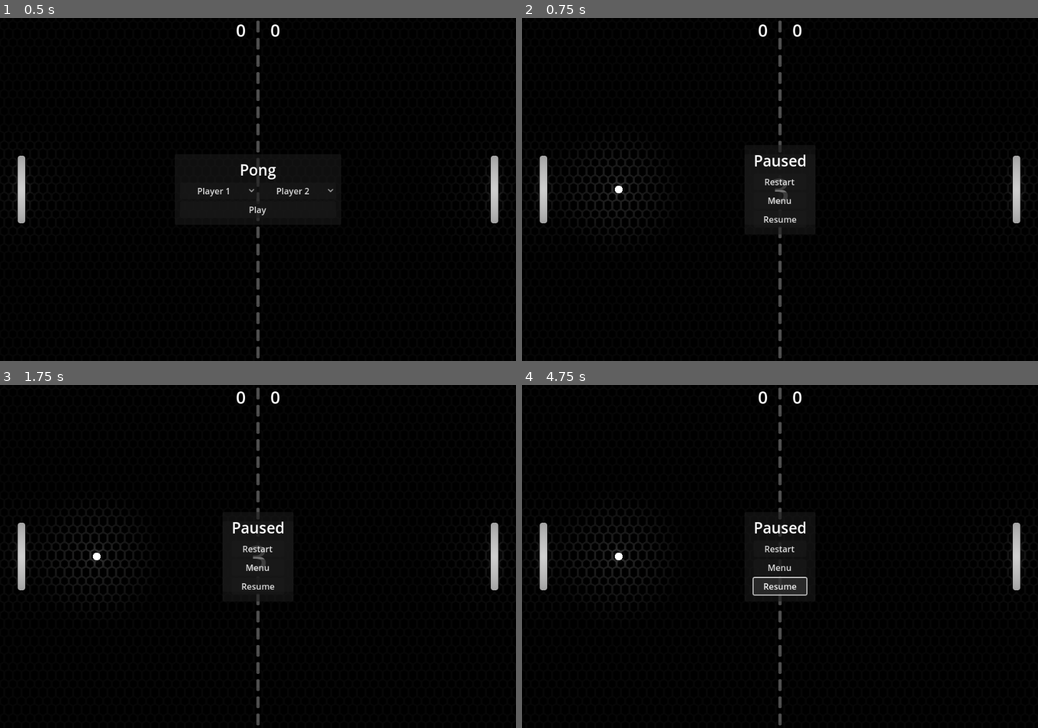
Above: before the commit, frames 1-4 (two rows, left to right).
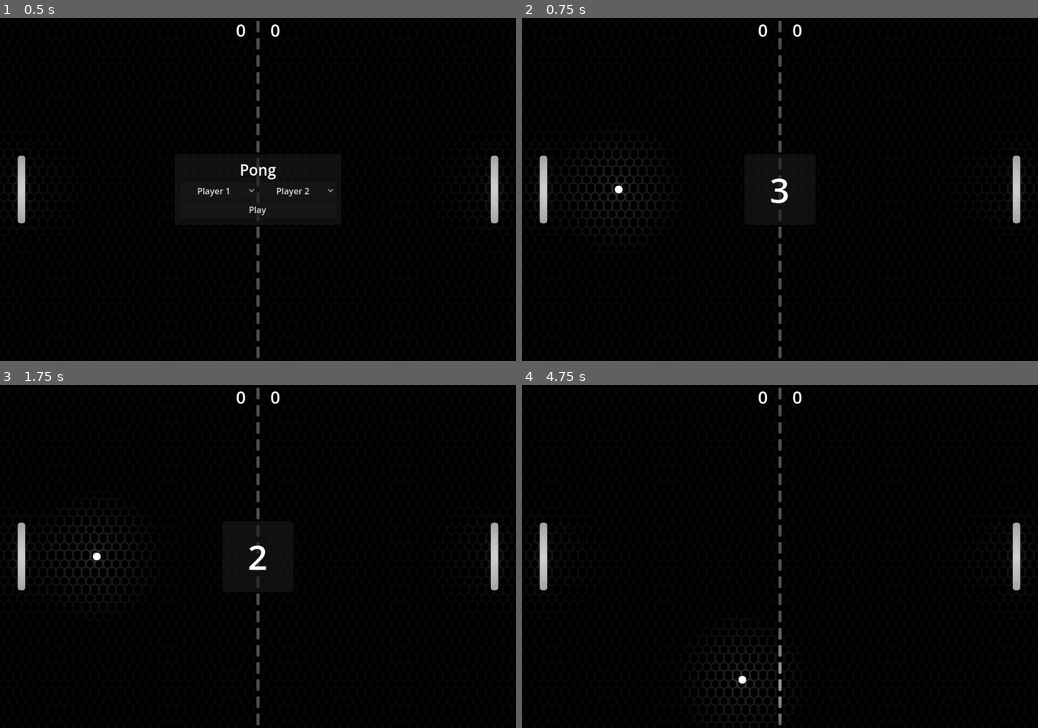
Above: after the commit, the same moments.

Repository: ajohnfowler/20-Game-Challenge
Game: Godot game, scene res://menu.tscn
Two runs of this game, one before a commit and one after it. Both use one fixed random seed, a clock stepped at 60 frames per second and the inputs below.
Inputs (mouse positions are in pixels of both pictures, inside the frame that each line leads up to):
- Up to frame 1 (0.5 s): no input
- Up to frame 2 (0.75 s): click "Play" at 0.5 s
- Up to frame 3 (1.75 s): click (258, 549) at 1.25 s, where only the run before the commit has a clickable "Restart"
- Up to frame 4 (4.75 s): click (780, 566) at 2 s, where only the run before the commit has a clickable "Menu"; click (780, 577) at 2.75 s, where only the run before the commit has a clickable "Play"; click (780, 587) at 3.5 s, where only the run before the commit has a clickable "Resume"

Frame 1 is identical in both runs. In frame 2, 0.5% of the frame differs, in the area x 45-55%, y 37-64%; in frame 3, 0.5%; in frame 4, 1.3%, in the area x 16-56%, y 37-99%.
Error before the commit: Invalid assignment of property or key 'paused' with value of type 'bool' on a base object of type 'null instance'. (res://game.gd:9)

Commit message:
Added basic ai

Diff:
--- a/01 - Pong/UI.gd
+++ b/01 - Pong/UI.gd
@@ -18,4 +18,21 @@
 func _process(delta):
 	p0ScoreLabel.text = str(Global.scores[0])
 	p1ScoreLabel.text = str(Global.scores[1])
-	countdownLabel.text = str(ceil(Global.timer.time_left))
+	countdownLabel.text = str(ceil(get_parent().timer.time_left))
+	$Pause.visible = get_tree().paused
+
+func _input(event):
+	if event.is_action_pressed("ui_cancel"):
+		get_tree().paused = !get_tree().paused
+
+func _on_restart_pressed():
+	Global.new_game()
+	get_tree().reload_current_scene()
+	get_tree().paused = false
+
+func _on_menu_pressed():
+	get_tree().change_scene_to_file("res://menu.tscn")
+	get_tree().paused = false
+
+func _on_resume_pressed():
+	get_tree().paused = false
--- a/01 - Pong/autoload/global.gd
+++ b/01 - Pong/autoload/global.gd
@@ -14,12 +14,10 @@
 
 func setup_round():
 	round_setup.emit()
-	timer = get_tree().create_timer(3)
-	timer.timeout.connect(_on_countdown_timeout)
+
+func start_round():
+	round_start.emit()
 
 func player_scored(number: int):
 	scores[number] += 1
 	starting_player = (number + 1) % 2
-
-func _on_countdown_timeout():
-	round_start.emit()
--- a/01 - Pong/ball/ball.gd
+++ b/01 - Pong/ball/ball.gd
@@ -2,7 +2,7 @@
 
 signal out()
 
-var is_moving = false
+@export var is_moving = false
 
 func _ready():
 	Global.round_start.connect(_on_round_start)
--- a/01 - Pong/game.gd
+++ b/01 - Pong/game.gd
@@ -1,16 +1,18 @@
 extends Node
 
+@onready var timer: Timer = $Timer
+
 func _ready():
+	Global.round_setup.connect(_on_round_setup)
+
 	Global.setup_round()
 
-func _on_restart_pressed():
-	Global.new_game()
-	get_tree().reload_current_scene()
-	get_tree().paused = false
+func _on_round_setup():
+	timer.start()
 
-func _on_menu_pressed():
-	get_tree().change_scene_to_file("res://menu.tscn")
-	get_tree().paused = false
+func _input(event):
+	if event.is_action_pressed("ui_cancel"):
+		get_tree().paused = !get_tree().paused
 
-func _on_resume_pressed():
-	get_tree().paused = true
+func _on_timer_timeout():
+	Global.start_round()
--- a/01 - Pong/game.tscn
+++ b/01 - Pong/game.tscn
@@ -40,6 +40,7 @@
 environment = SubResource("Environment_pm4nr")
 
 [node name="UI" type="CanvasLayer" parent="."]
+process_mode = 3
 script = ExtResource("2_3u4y2")
 
 [node name="P0ScoreLabel" type="Label" parent="UI"]
@@ -179,6 +180,11 @@
 [node name="Spawn1" type="Marker2D" parent="BallManager"]
 position = Vector2(780, 320)
 
-[connection signal="pressed" from="UI/Pause/MarginContainer/VBoxContainer/Restart" to="." method="_on_restart_pressed"]
-[connection signal="pressed" from="UI/Pause/MarginContainer/VBoxContainer/Menu" to="." method="_on_menu_pressed"]
-[connection signal="pressed" from="UI/Pause/MarginContainer/VBoxContainer/Resume" to="." method="_on_resume_pressed"]
+[node name="Timer" type="Timer" parent="."]
+wait_time = 3.0
+one_shot = true
+
+[connection signal="pressed" from="UI/Pause/MarginContainer/VBoxContainer/Restart" to="UI" method="_on_restart_pressed"]
+[connection signal="pressed" from="UI/Pause/MarginContainer/VBoxContainer/Menu" to="UI" method="_on_menu_pressed"]
+[connection signal="pressed" from="UI/Pause/MarginContainer/VBoxContainer/Resume" to="UI" method="_on_resume_pressed"]
+[connection signal="timeout" from="Timer" to="." method="_on_timer_timeout"]
--- a/01 - Pong/menu.tscn
+++ b/01 - Pong/menu.tscn
@@ -137,6 +137,7 @@
 position = Vector2(920, 320)
 
 [node name="Paddle" parent="Spawn1" instance=ExtResource("3_yd4ly")]
+number = 1
 
 [connection signal="item_selected" from="UI/PanelContainer/MarginContainer/VBoxContainer/HBoxContainer/PlayerOne" to="." method="_on_player_one_item_selected"]
 [connection signal="item_selected" from="UI/PanelContainer/MarginContainer/VBoxContainer/HBoxContainer/PlayerTwo" to="." method="_on_player_two_item_selected"]
--- a/01 - Pong/paddles/paddle.gd
+++ b/01 - Pong/paddles/paddle.gd
@@ -1,19 +1,32 @@
 extends CharacterBody2D
 
-@export var controllable = true
 @export var number: int = 0
-@export var speed = 500.0
+@export var speed = 10000.0
+
+var direction: int = 0
 
 func _physics_process(delta):
+	if Global.players[number]:
+		_get_ai_direction()
+	else:
+		_get_input_direction()
 
-	if not controllable: return
-
-	var direction = Input.get_axis("p"+str(number)+"_up", "p"+str(number)+"_down")
 	if direction:
-		velocity.y = direction * speed
+		velocity.y = direction * speed * delta
 	else:
 		velocity.y = move_toward(velocity.y, 0, speed)
+	velocity.x = 0
+	move_and_slide()
 
-	velocity.x = 0
+func _get_input_direction():
+	direction = Input.get_axis("p"+str(number)+"_up", "p"+str(number)+"_down")
 
-	move_and_slide()
+func _get_ai_direction():
+	direction = 0
+	var balls = get_tree().get_nodes_in_group("ball")
+	if balls.size() <= 0:
+		return
+	if global_position.y > balls[0].global_position.y + 20:
+		direction = -1
+	elif global_position.y < balls[0].global_position.y - 20:
+		direction = 1
